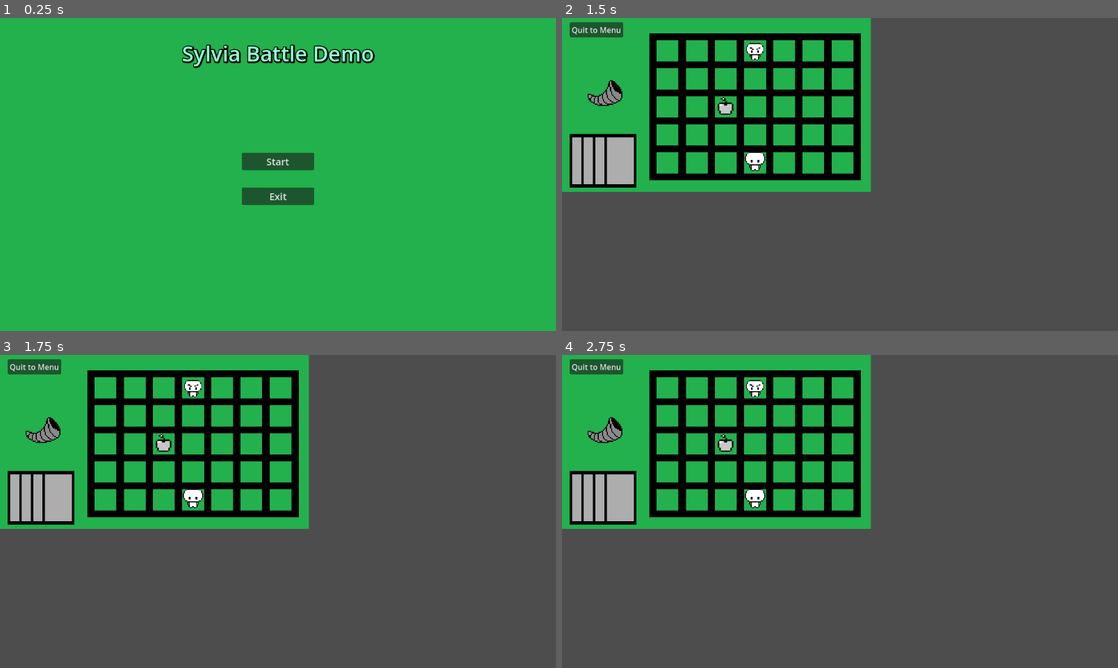
Above: before the commit, frames 1-4 (two rows, left to right).
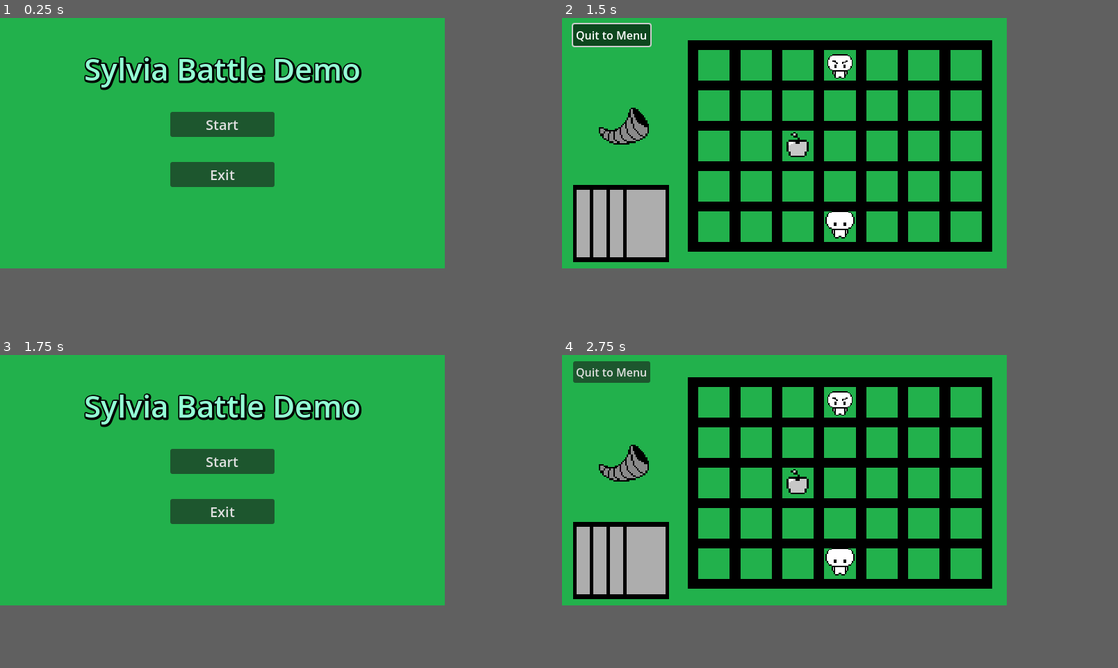
Above: after the commit, the same moments.

Repository: Endermandels/Sylvia
Game: Godot game, scene res://start_menu/start_menu.tscn
Two runs of this game, one before a commit and one after it. Both use one fixed random seed, a clock stepped at 60 frames per second and the inputs below.
Inputs (mouse positions are in pixels of both pictures, inside the frame that each line leads up to):
- Up to frame 1 (0.25 s): no input
- Up to frame 2 (1.5 s): click "Start" at 0.5 s; tap Enter at 1.25 s; move the mouse to (667, 49) at 1.27 s; click (667, 49) at 1.42 s
- Up to frame 3 (1.75 s): no input
- Up to frame 4 (2.75 s): click (840, 486) at 2 s, where only the run after the commit has a clickable "Start"
The window is 800x450 before the commit and 640x360 after it. Grey fills any space a smaller window leaves; there, only what the larger window draws over its background counts as a difference.

The runs differ from the first frame. In frame 1, 8.2% of the frame differs, in the area x 15-68%, y 8-60%; in frame 2, 49%, in the area x 0-80%, y 0-80%; in frame 3, 48%; in frame 4, 49%.

Commit message:
Update project.godot file

Diff:
--- a/battle/Stats.tscn
+++ b/battle/Stats.tscn
@@ -1,6 +1,6 @@
-[gd_scene load_steps=2 format=2]
+[gd_scene load_steps=2 format=3 uid="uid://thokds7o172e"]
 
-[ext_resource path="res://battle/Stats.gd" type="Script" id=1]
+[ext_resource type="Script" path="res://battle/Stats.gd" id="1"]
 
 [node name="Stats" type="Node"]
-script = ExtResource( 1 )
+script = ExtResource("1")
--- a/project.godot
+++ b/project.godot
@@ -17,6 +17,8 @@
 
 [display]
 
+window/size/viewport_width=640
+window/size/viewport_height=360
 window/size/always_on_top=true
 window/stretch/mode="viewport"
 window/size/width=1920
Not shown, added: assets/enemy.png.import
Not shown: 1 places in battle/Enemy.tscn that only renumber resources
Not shown: 1 places in start_menu/start_menu.tscn that only renumber resources
